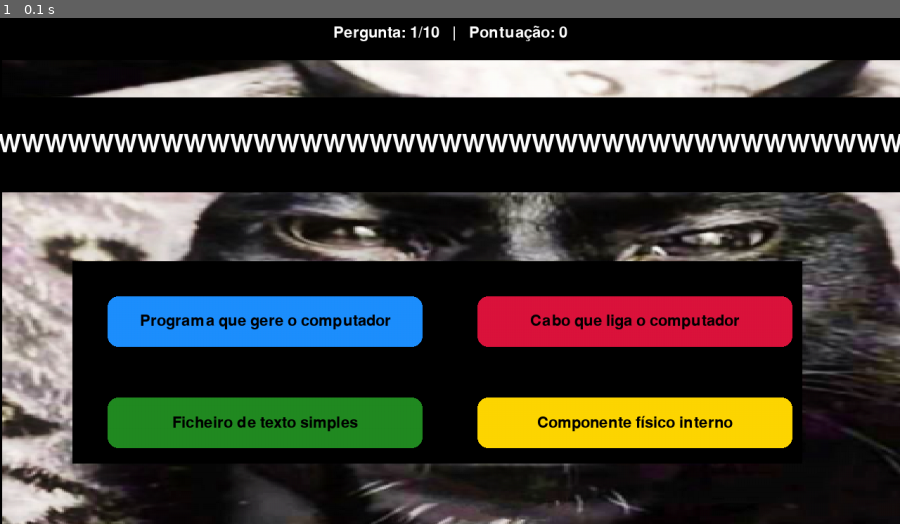
Above: before the commit, frame 1.
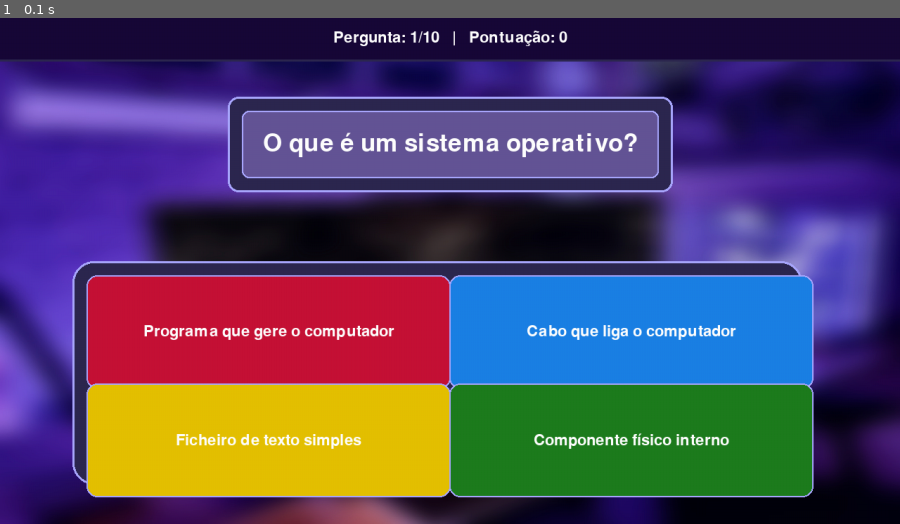
Above: after the commit, the same moment.

Repository: KucherMucher/POO11
Game: pygame game, started from pygame exerc/15/quiz.py
Same seed, same stepped clock (60 frames per second), same inputs: the game is played once before the commit and once after it.
Inputs:
- Up to frame 1 (0.1 s): no input

The runs differ from the first frame. In frame 1, 95% of the frame differs, in the area x 0-100%, y 0-100%.

Commit message:
made ex15 design

Diff:
--- a/pygame exerc/15/quiz.py
+++ b/pygame exerc/15/quiz.py
@@ -21,11 +21,15 @@
 # -------------------------------------------------------------
 BRANCO   = (255, 255, 255)
 PRETO    = (0, 0, 0)
-VERMELHO = (220, 20, 60)
-AZUL     = (30, 144, 255)
-VERDE    = (34, 139, 34)
-AMARELO  = (255, 215, 0)
+VERMELHO = (220*0.9, 20*0.9, 60*0.9)
+AZUL     = (30*0.9, 144*0.9, 255*0.9)
+VERDE    = (34*0.9, 139*0.9, 34*0.9)
+AMARELO  = (255*0.9, 215*0.9, 0*0.9)
 CINZENTO_ESCURO = (20, 20, 20)
+GREY_PURPLE = (50*0.9, 40, 100*0.8)
+WGREY_PURPLE = (100, 85, 150)
+GREY = (100*1.7, 105*1.6, 150*1.7)
+BPURPLE = (30*0.8, 10*0.8, 70*0.8)
 
 # -------------------------------------------------------------
 # IMAGEM DE FUNDO
@@ -33,7 +37,7 @@
 # Se não existir, o código usa um fundo de cor lisa.
 # -------------------------------------------------------------
 try:
-    img_fundo = pygame.image.load("fundo_quiz.png") #Z:\\11F\\nao_tocas_grrrrr\\forvscode\POO\pygame exerc\\15\\2.jpg
+    img_fundo = pygame.image.load("Z:\\11F\\nao_tocas_grrrrr\\forvscode\POO\pygame exerc\\15\\fundo_quiz.jpg") #Z:\\11F\\nao_tocas_grrrrr\\forvscode\POO\pygame exerc\\15\\2.jpg
     img_fundo = pygame.transform.scale(img_fundo, (LARGURA, ALTURA))
     usar_imagem_fundo = True
 except:
@@ -55,7 +59,7 @@
 total_perguntas = 10
 pontuacao = 0
 
-pergunta = "WWWWWWWWWWWWWWWWWWWWWWWWWWWWWWWWWWWWWWWWWWW"
+pergunta = "O que é um sistema operativo?"
 
 # Respostas curtas para caberem numa linha dentro dos botões
 respostas = [
@@ -83,14 +87,14 @@
 
 # rectângulos dos botões (posição e tamanho)
 botao_rects = [
-    pygame.Rect(x_esquerda, y_linha1, LARGURA_BOTAO, ALTURA_BOTAO),
-    pygame.Rect(x_direita,  y_linha1, LARGURA_BOTAO, ALTURA_BOTAO),
-    pygame.Rect(x_esquerda, y_linha2, LARGURA_BOTAO, ALTURA_BOTAO),
-    pygame.Rect(x_direita,  y_linha2, LARGURA_BOTAO, ALTURA_BOTAO),
+    pygame.Rect(x_esquerda-30, y_linha1-30, LARGURA_BOTAO+70, ALTURA_BOTAO+90),
+    pygame.Rect(x_direita-40,  y_linha1-30, LARGURA_BOTAO+70, ALTURA_BOTAO+90),
+    pygame.Rect(x_esquerda-30, y_linha2-20, LARGURA_BOTAO+70, ALTURA_BOTAO+90),
+    pygame.Rect(x_direita-40,  y_linha2-20, LARGURA_BOTAO+70, ALTURA_BOTAO+90),
 ]
 
 # cor de cada botão (uma cor diferente)
-cores_botoes = [AZUL, VERMELHO, VERDE, AMARELO]
+cores_botoes = [VERMELHO, AZUL, AMARELO, VERDE]
 
 # -------------------------------------------------------------
 # FUNÇÕES DE DESENHO DA INTERFACE
@@ -105,11 +109,12 @@
 def desenhar_barra_superior():
     """Desenha a barra superior com nº da pergunta e pontuação."""
     altura_barra = 60
-    pygame.draw.rect(ecra, PRETO, (0, 0, LARGURA, altura_barra))
+    pygame.draw.rect(ecra, BPURPLE, (0, 0, LARGURA, altura_barra))
+    pygame.draw.line(ecra, GREY_PURPLE, (0, altura_barra), (LARGURA, altura_barra), width=3)
 
     texto_info = f"Pergunta: {num_pergunta}/{total_perguntas}   |   Pontuação: {pontuacao}"
     sup_info = fonte_info.render(texto_info, True, BRANCO)
-    rect_info = sup_info.get_rect(midtop=(LARGURA // 2, 10))
+    rect_info = sup_info.get_rect(midtop=(LARGURA // 2, 17))
     ecra.blit(sup_info, rect_info)
 
 def desenhar_pergunta():
@@ -118,19 +123,25 @@
     rect_pergunta = sup_pergunta.get_rect(center=(LARGURA // 2, int(ALTURA * 0.25)))
     size_backpergunta = sup_pergunta.get_size()
     rect_backpergunta = ((rect_pergunta.x-50, rect_pergunta.y-50), (size_backpergunta[0]+100, size_backpergunta[1]+100))
-    pygame.draw.rect(ecra, PRETO, rect_backpergunta, border_radius=15)
+    rect_frontpergunta = ((rect_pergunta.x-30, rect_pergunta.y-30), (size_backpergunta[0]+60, size_backpergunta[1]+60))
+    pygame.draw.rect(ecra, GREY_PURPLE, rect_backpergunta, border_radius=15)
+    pygame.draw.rect(ecra, WGREY_PURPLE, rect_frontpergunta, border_radius=10)
+    pygame.draw.rect(ecra, GREY, rect_backpergunta, width=3, border_radius=15)
+    pygame.draw.rect(ecra, GREY, rect_frontpergunta, width=2 ,border_radius=10)
     ecra.blit(sup_pergunta, rect_pergunta)
 
 def desenhar_botoes():
     """Desenha os quatro botões de resposta com texto numa linha, centrado."""
-    pygame.draw.rect(ecra, PRETO, (x_esquerda-50, y_linha1-50, x_direita*1.53, ALTURA_BOTAO*3+ESP_VERTICAL))
+    pygame.draw.rect(ecra, GREY_PURPLE, (x_esquerda-50, y_linha1-50, x_direita*1.53, ALTURA_BOTAO*3+ESP_VERTICAL+30), border_radius=30)
+    pygame.draw.rect(ecra, GREY, (x_esquerda-50, y_linha1-50, x_direita*1.53, ALTURA_BOTAO*3+ESP_VERTICAL+30), width=3 ,border_radius=30)
     for i, rect in enumerate(botao_rects):
         # desenhar o botão (retângulo) com cantos arredondados
         pygame.draw.rect(ecra, cores_botoes[i], rect, border_radius=15)
+        pygame.draw.rect(ecra, GREY, rect, width=2 ,border_radius=15)
 
         # desenhar o texto da resposta (uma linha)
         texto = respostas[i]
-        sup_txt = fonte_resposta.render(texto, True, PRETO)
+        sup_txt = fonte_resposta.render(texto, True, BRANCO)
         rect_txt = sup_txt.get_rect(center=rect.center)
         ecra.blit(sup_txt, rect_txt)
 
Binary file added: pygame exerc/15/fundo_quiz.jpeg
Binary file added: pygame exerc/15/fundo_quiz.jpg
Binary file removed: pygame exerc/15/fundo_quiz.png
Binary file added: pygame exerc/15/fundo_quiz2.jpg
